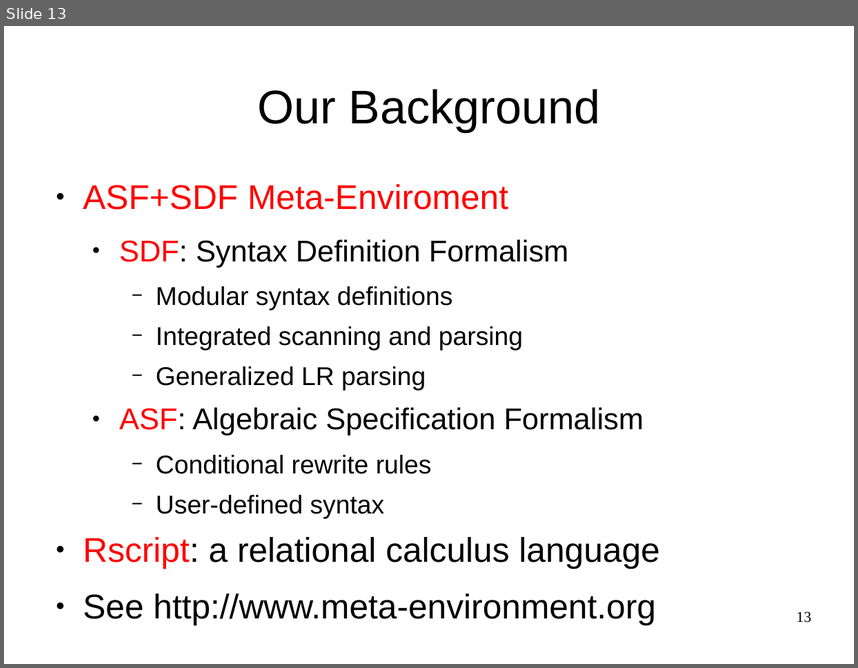
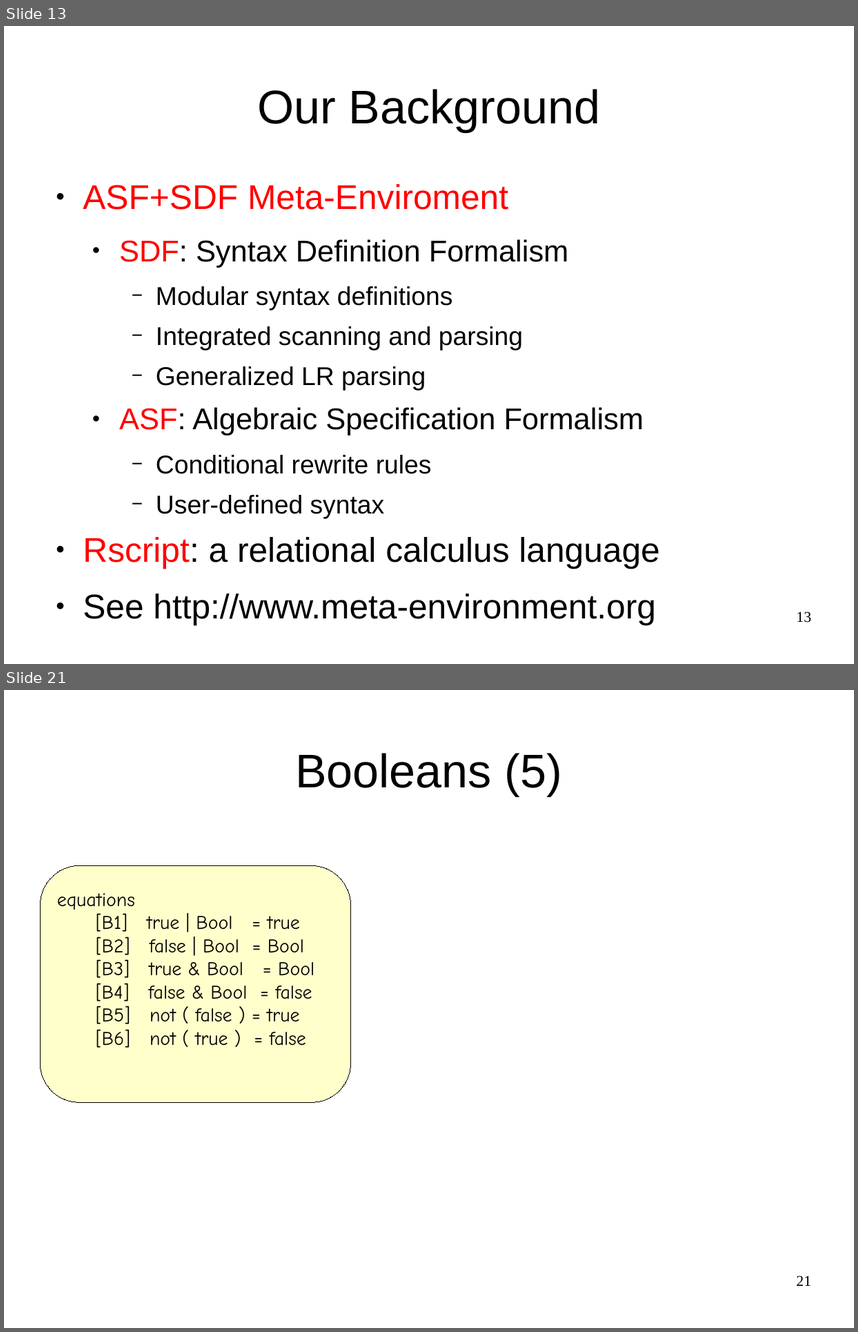
Before and after one commit to cwi-swat/meta-environment, a slide deck: meta-doc/analysis/rascal-slides/rascal-slides.odp. Shown one above the other, each under a label of ours: slide 13 before the commit, slides 13 and 21 after it; the slides between them are not shown. The pictures are 858x668 and 858x1332 pixels, drawn with LibreOffice and Linux fonts; fonts in the diff are those of the drawing; background and template pictures are left out. Boxes give left, top, right and bottom in pixels: in the first picture for what was removed or moved away, otherwise in the second. Text is boxed around its words. In the diff, an @@ line names an element or a change of style, - is before the commit and + after.

```diff
--- a/meta-doc/analysis/rascal-slides/rascal-slides.odp
+++ b/meta-doc/analysis/rascal-slides/rascal-slides.odp
@@ slide 21 added at <box>4,690,854,1328</box>, background #FFFFFF @@
@@ title added at <box>295,753,562,796</box>, 44 pt, text #000000 @@
+Booleans (5)
@@ rounded rectangle added at <box>41,866,351,1103</box>, fill #FFFFCC, outline #000000 0 pt @@
@@ text added at <box>57,893,314,1047</box>, 18 pt, text #000000 @@
+equations
+[B1] true | Bool = true
+[B2] false | Bool = Bool
+[B3] true & Bool = Bool
+[B4] false & Bool = false
+[B5] not ( false ) = true
+[B6] not ( true ) = false
@@ page number added at <box>796,1275,811,1285</box>, 14 pt, text #000000 @@
+21
```
Also in this commit, not shown: 4 slides changed, 22 other slides added, 1 other file.
